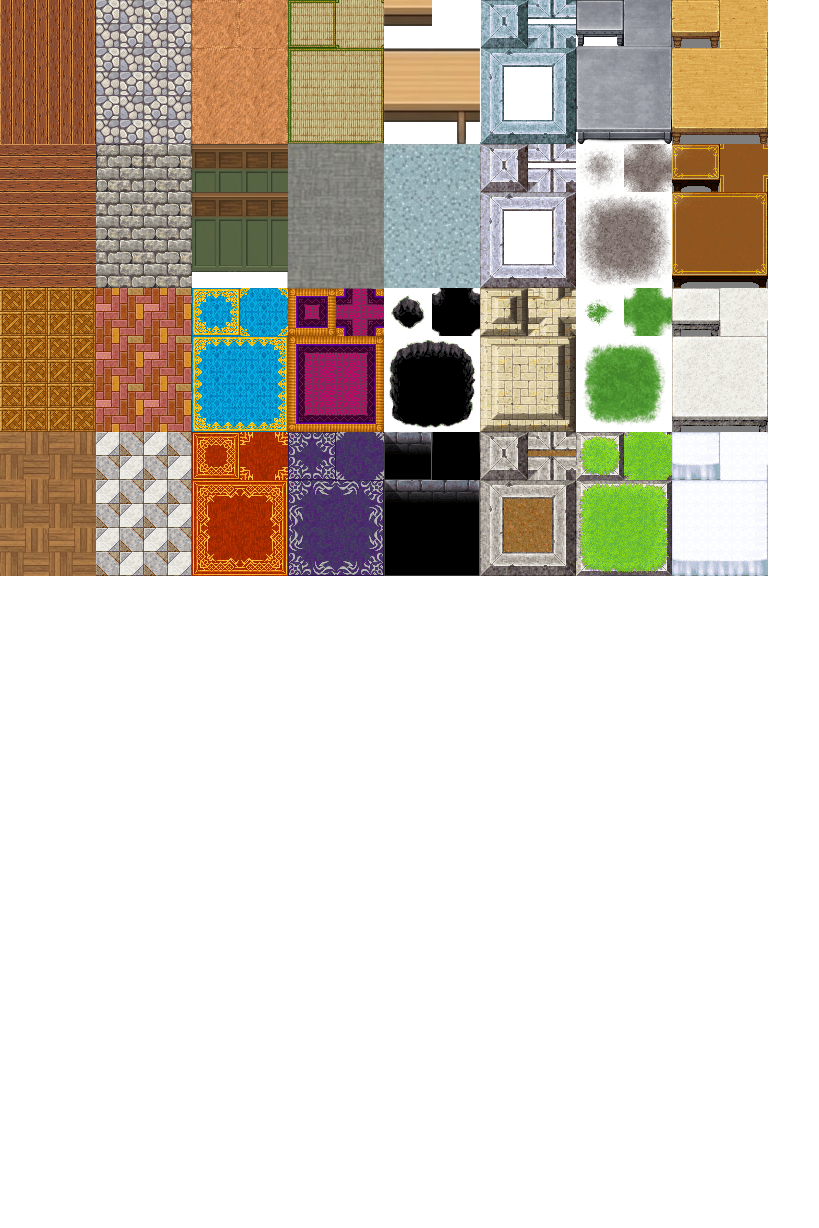
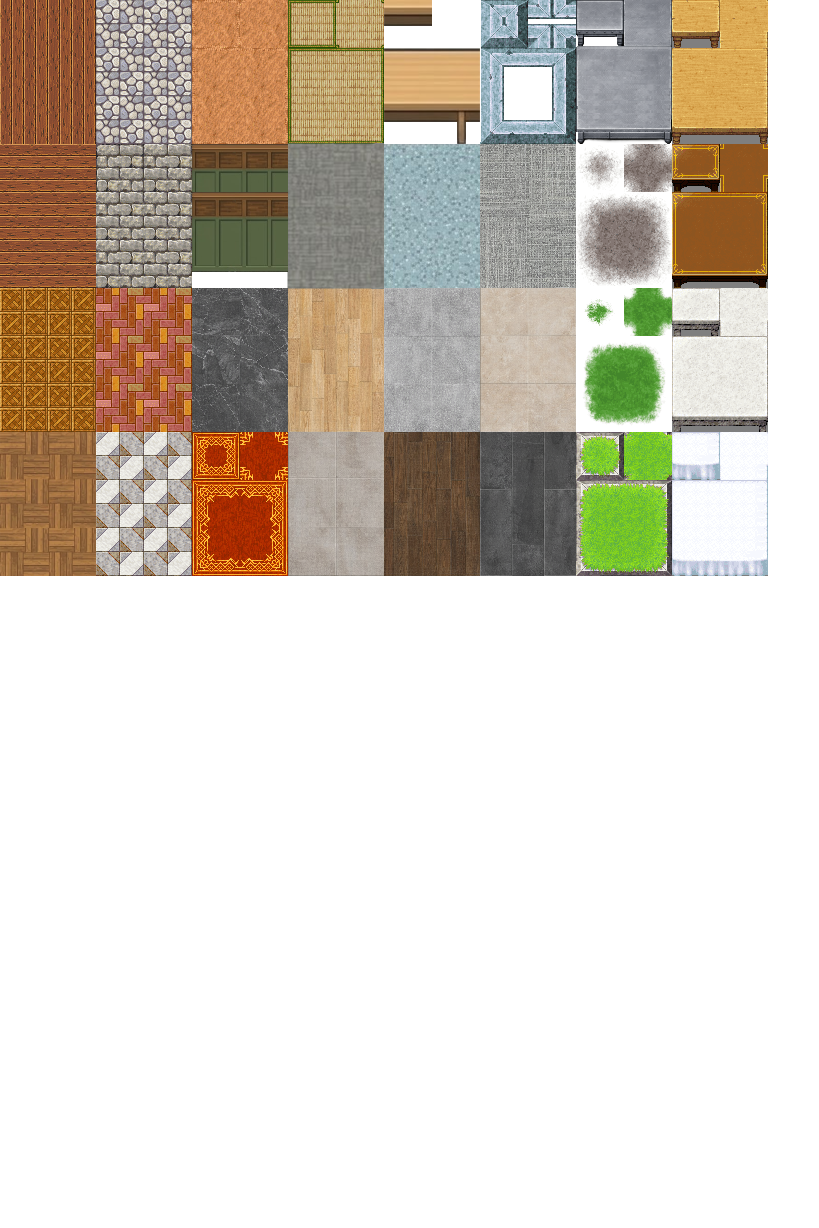
The second 819 x 1228 image is a revision of the first. Changes to its layers:
added layer "Transformation #6" above "Transformation #5" over [480, 144, 576, 288]
added layer "Transformation #5" above "Transformation copy #4" over [480, 432, 576, 576]
added layer "Transformation copy #4" above "Transformation #4" over [480, 288, 576, 432]
added layer "Transformation #4" above "Transformation #3" over [384, 288, 480, 432]
added layer "Transformation #3" above "Transformation #2" over [384, 432, 480, 576]
added layer "Transformation #2" above "Transformation copy #3" over [288, 432, 384, 576]
added layer "Transformation copy #3" above "Transformation #1" over [192, 288, 288, 432]
added layer "Transformation #1" above "Transformation copy #2" over [288, 288, 384, 432]
